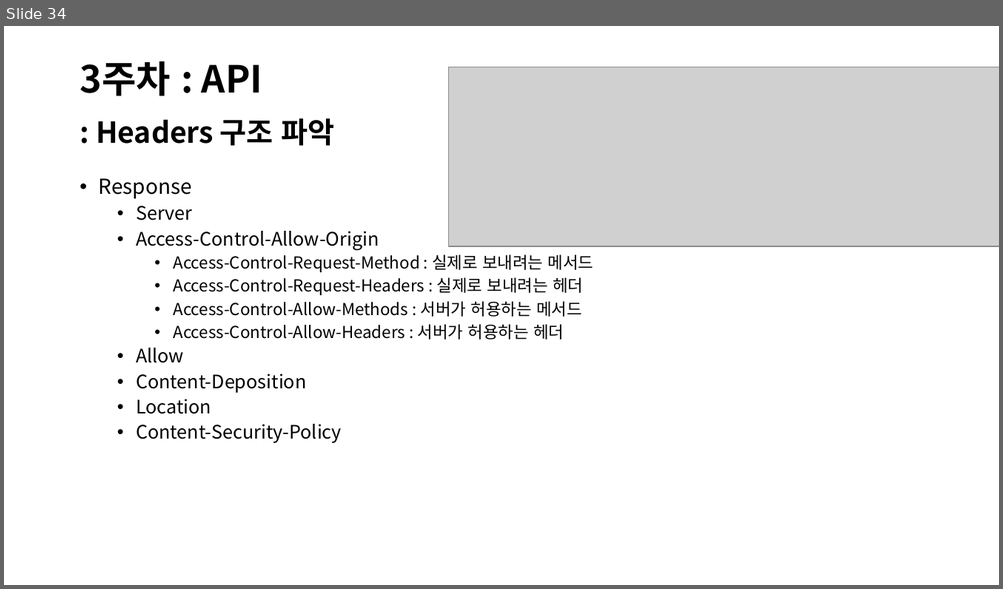
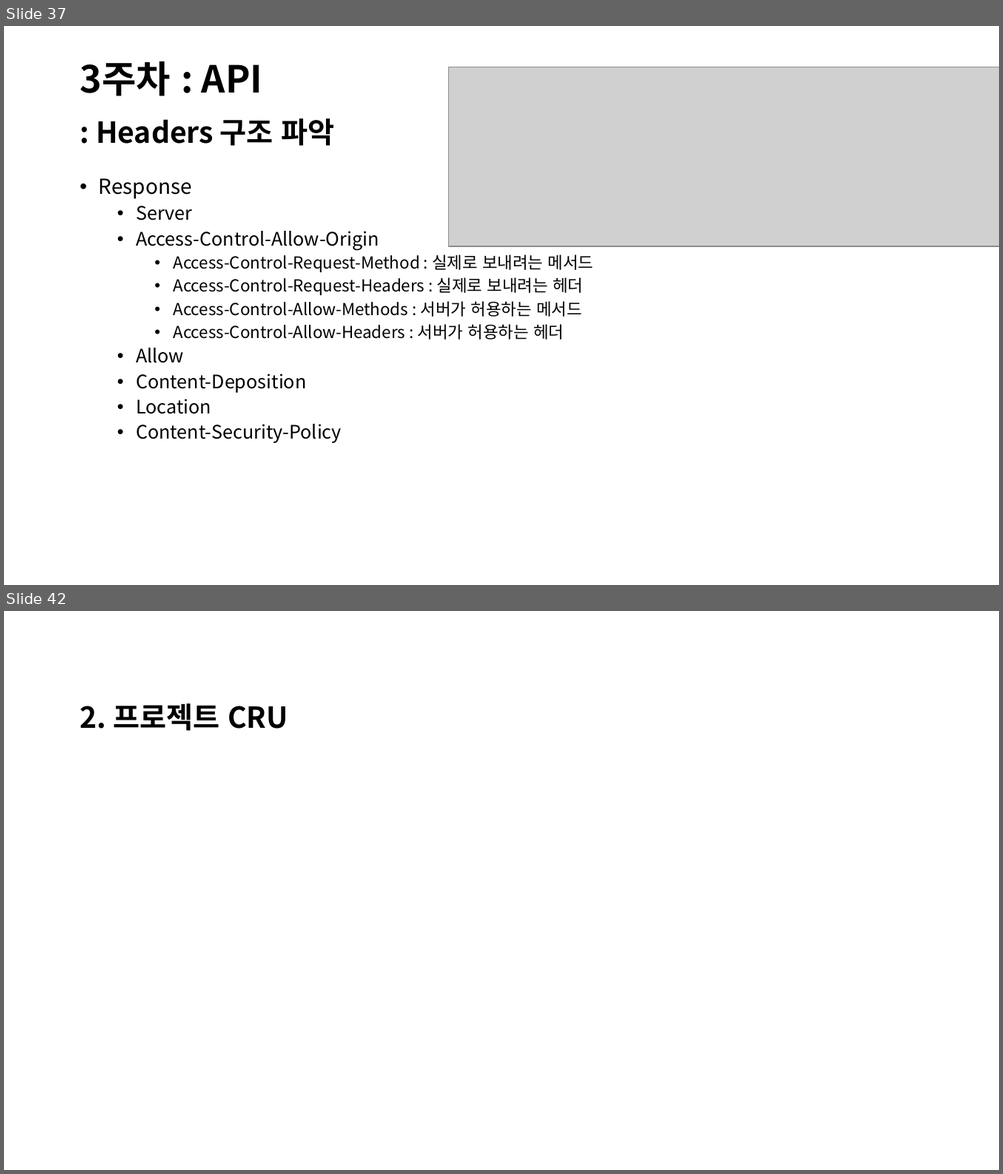
Before and after one commit to jiyoon-choii/Iochord_study_java-2024-, a slide deck: JAVA 프로젝트.pptx. Shown one above the other, each under a label of ours: slide 34 before the commit, slides 37 and 42 after it; the slides between them are not shown. The pictures are 1003x589 and 1003x1174 pixels, drawn with LibreOffice and Linux fonts; fonts in the diff are those of the drawing; grey boxes stand for pictures. Boxes give left, top, right and bottom in pixels: in the first picture for what was removed or moved away, otherwise in the second. Text is boxed around its words. In the diff, an @@ line names an element or a change of style, - is before the commit and + after.

```diff
--- a/JAVA 프로젝트.pptx
+++ b/JAVA 프로젝트.pptx
@@ slide 42 added at (4,611,999,1170), background #FFFFFF @@
@@ text added at (79,703,288,731), 28 pt, text #000000, bold @@
+2. 프로젝트 CRU
@@ what was slide 34 is now slide 37 @@
```
Also in this commit, not shown: 11 slides changed, 5 other slides added, 18 other files.
